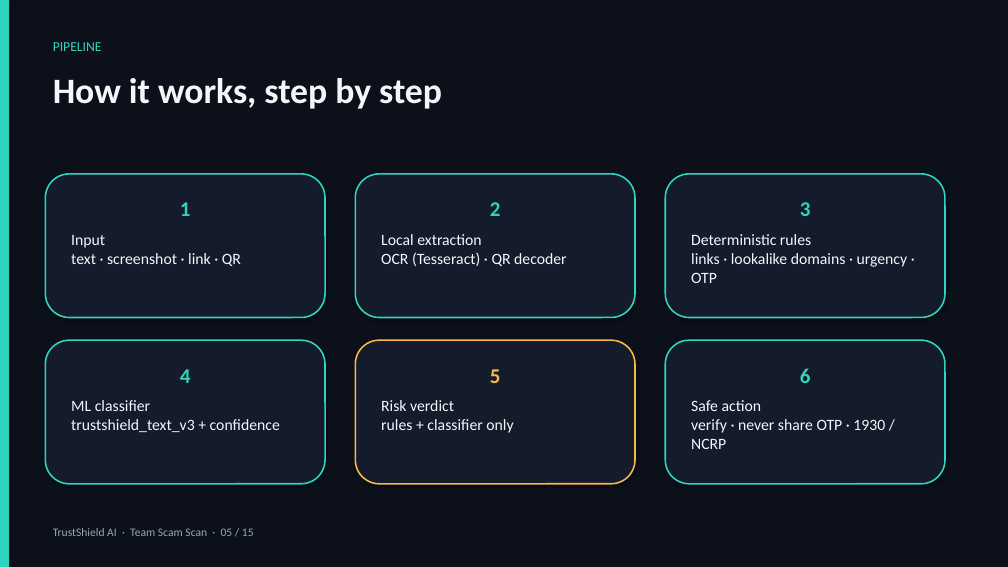
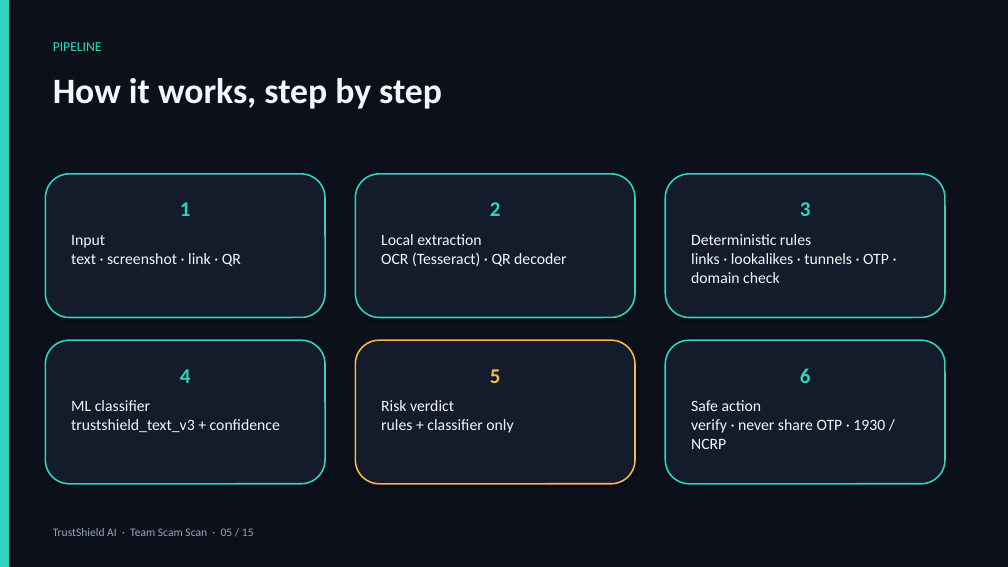
Before and after one commit to shubhsaxena2020/trustshield-ai, a slide deck: slide 5 of docs/presentation/TrustShield_AI_PSIT_TechExpo_2026.pptx. Drawn at 1008x567 pixels with LibreOffice and Linux fonts; fonts in the diff are those of the drawing. Boxes give left, top, right and bottom in pixels: in the first picture for what was removed or moved away, otherwise in the second. Text is boxed around its words. In the diff, an @@ line names an element or a change of style, - is before the commit and + after.

```diff
--- a/docs/presentation/TrustShield_AI_PSIT_TechExpo_2026.pptx
+++ b/docs/presentation/TrustShield_AI_PSIT_TechExpo_2026.pptx
@@ text in rounded rectangle at [691,234,889,283]: text changed @@
-Deterministic rules
-links · lookalike domains · urgency · OTP
+Deterministic rules
+links · lookalikes · tunnels · OTP · domain check
```
Also in this commit, not shown: 4 other slides changed, 5 other files.
